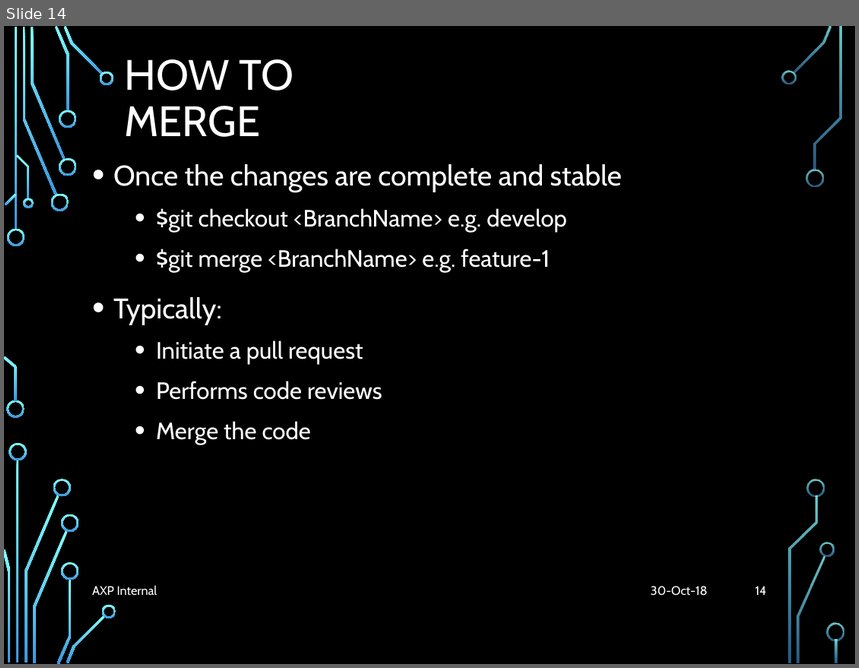
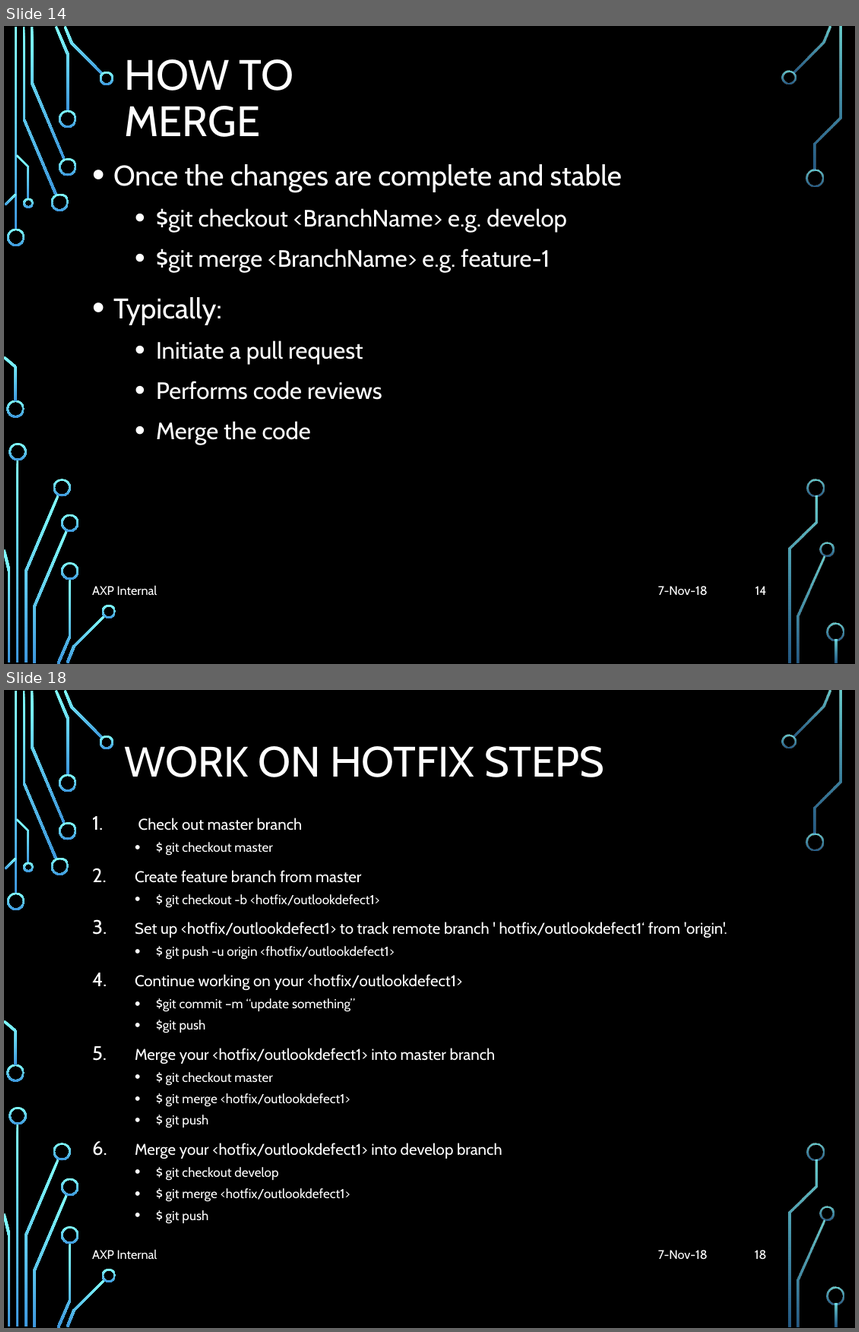
Before and after one commit to liyuan6006/GitStrategies, a slide deck: Branching.pptx. Shown one above the other, each under a label of ours: slide 14 before the commit, slides 14 and 18 after it; the slides between them are not shown. The pictures are 859x668 and 859x1332 pixels, drawn with LibreOffice and Linux fonts; fonts in the diff are those of the drawing; background and template pictures are left out. Boxes give left, top, right and bottom in pixels: in the first picture for what was removed or moved away, otherwise in the second. Text is boxed around its words. In the diff, an @@ line names an element or a change of style, - is before the commit and + after.

Commit message:
update

```diff
--- a/Branching.pptx
+++ b/Branching.pptx
@@ slide 18 added at [4,690,855,1328], background picture (left out); not listed: 36 template elements that a slide beside it also shows @@
@@ title added at [124,746,604,777], 36 pt, text #FFFFFF @@
+WORK ON HOTFIX STEPS
@@ text added at [135,818,728,1224], 13.2 pt, text #FFFFFF @@
+1. Check out master branch
+  • $ git checkout master
+2. Create feature branch from master
+  • $ git checkout -b <hotfix/outlookdefect1>
+3. Set up <hotfix/outlookdefect1> to track remote branch ' hotfix/outlookdefect1‘ from 'origin'.
+  • $ git push -u origin <fhotfix/outlookdefect1>
+4. Continue working on your <hotfix/outlookdefect1>
+  • $git commit –m “update something”
+  • $git push
+5. Merge your <hotfix/outlookdefect1> into master branch
+  • $ git checkout master
+  • $ git merge <hotfix/outlookdefect1>
+  • $ git push
+6. Merge your <hotfix/outlookdefect1> into develop branch
+  • $ git checkout develop
+  • $ git merge <hotfix/outlookdefect1>
+  • $ git push
@@ text added at [92,1249,158,1259], 10.5 pt, text #FFFFFF @@
+AXP Internal
@@ text added at [658,1250,708,1260], 10.5 pt, text #FFFFFF @@
+7-Nov-18
@@ page number added at [755,1250,767,1260], 10.5 pt, text #FFFFFF @@
+18
@@ slide 14 changed as well @@
@@ text at [658,586,708,596]: text changed @@
-30-Oct-18
+7-Nov-18
```
Also in this commit, not shown: 14 other slides changed, 3 other slides added.
